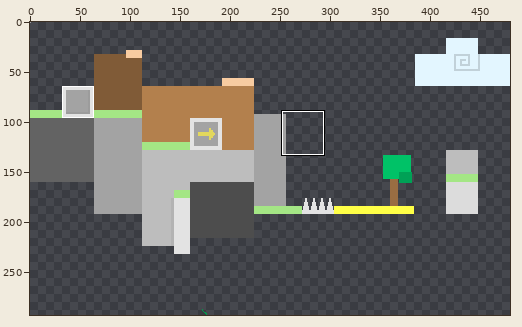
Two versions of one sprite sheet, Assets/Tiled2Unity/Textures/tilez_0000_Layer-5.png. The picture above shows the old version from afar; the outline marks the close-up.
Close-up. Old version:
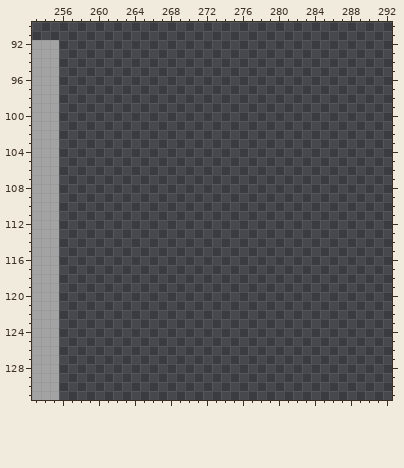
The file is 480x293 pixels. Colours within 5 levels of each other are drawn and written as one. Shown: x 253..292, y 90..131.
After:
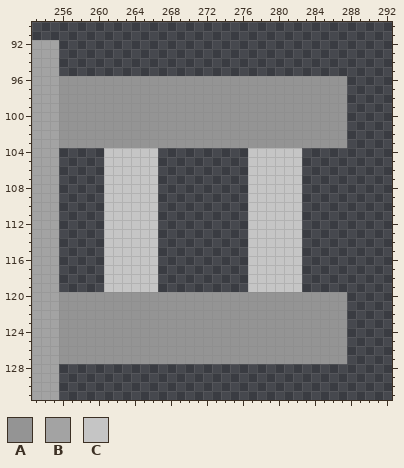
Palette (. is transparent): A #949494  B #a3a3a3  C #c5c5c5
Diff:
Changed rows in their new state; - is an unchanged pixel.
first column x 256:
 96 AAAAAAAAAAAAAAAAAAAAAAAAAAAAAAAA
 97 AAAAAAAAAAAAAAAAAAAAAAAAAAAAAAAA
 98 AAAAAAAAAAAAAAAAAAAAAAAAAAAAAAAA
 99 AAAAAAAAAAAAAAAAAAAAAAAAAAAAAAAA
100 AAAAAAAAAAAAAAAAAAAAAAAAAAAAAAAA
101 AAAAAAAAAAAAAAAAAAAAAAAAAAAAAAAA
102 AAAAAAAAAAAAAAAAAAAAAAAAAAAAAAAA
103 AAAAAAAAAAAAAAAAAAAAAAAAAAAAAAAA
104 -----CCCCCC----------CCCCCC-----
105 -----CCCCCC----------CCCCCC-----
106 -----CCCCCC----------CCCCCC-----
107 -----CCCCCC----------CCCCCC-----
108 -----CCCCCC----------CCCCCC-----
109 -----CCCCCC----------CCCCCC-----
110 -----CCCCCC----------CCCCCC-----
111 -----CCCCCC----------CCCCCC-----
112 -----CCCCCC----------CCCCCC-----
113 -----CCCCCC----------CCCCCC-----
114 -----CCCCCC----------CCCCCC-----
115 -----CCCCCC----------CCCCCC-----
116 -----CCCCCC----------CCCCCC-----
117 -----CCCCCC----------CCCCCC-----
118 -----CCCCCC----------CCCCCC-----
119 -----CCCCCC----------CCCCCC-----
120 AAAAAAAAAAAAAAAAAAAAAAAAAAAAAAAA
121 AAAAAAAAAAAAAAAAAAAAAAAAAAAAAAAA
122 AAAAAAAAAAAAAAAAAAAAAAAAAAAAAAAA
123 AAAAAAAAAAAAAAAAAAAAAAAAAAAAAAAA
124 AAAAAAAAAAAAAAAAAAAAAAAAAAAAAAAA
125 AAAAAAAAAAAAAAAAAAAAAAAAAAAAAAAA
126 AAAAAAAAAAAAAAAAAAAAAAAAAAAAAAAA
127 AAAAAAAAAAAAAAAAAAAAAAAAAAAAAAAA
Boxes around the changes in both close-ups, in picture pixels (x1, y1, x2, y2):
added: (59, 76, 347, 364)
